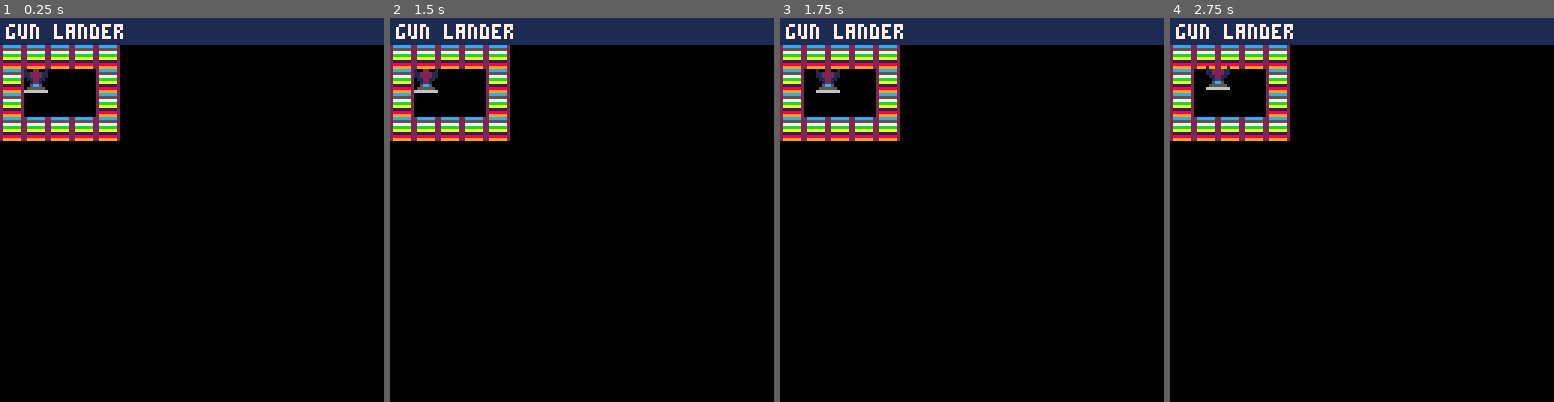
Above: before the commit, frames 1-4 (left to right).
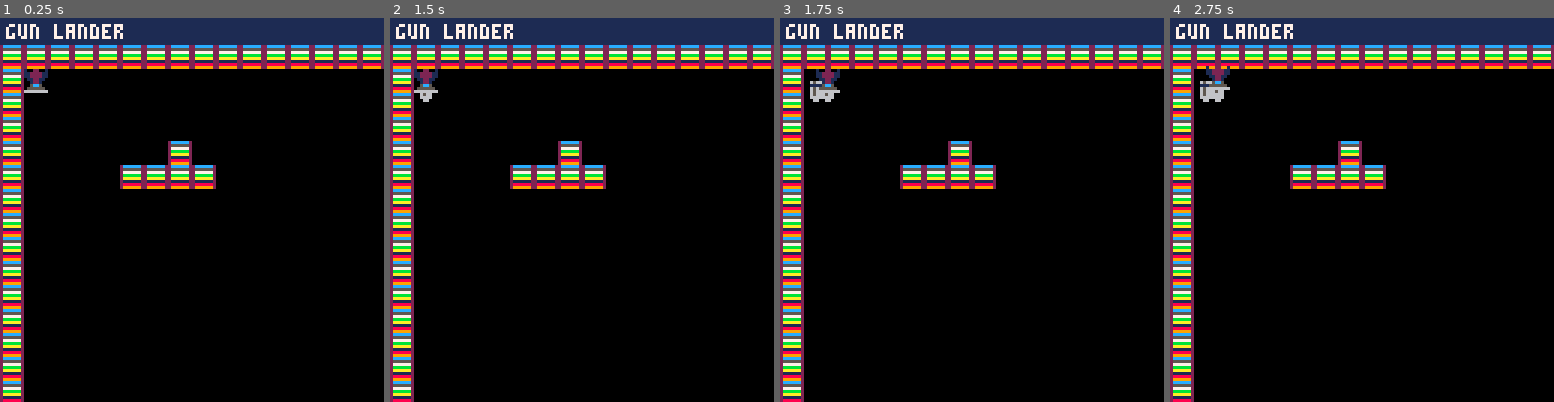
Above: after the commit, the same moments.

Repository: uvehj/Gun-Lander
Game: PICO-8 cartridge gunlander.p8
The game is run twice, just before and just after one commit, with the same random seed, the same clock (stepped at 60 frames per second) and the same inputs.
Inputs:
- Up to frame 1 (0.25 s): no input
- Up to frame 2 (1.5 s): tap O (Z key) at 0.7 s
- Up to frame 3 (1.75 s): hold Right from 1.6 s (still down); tap O (Z key) at 1.7 s
- Up to frame 4 (2.75 s): release Right at 2.1 s; tap O (Z key) at 2.1, 2.5 s; hold Up 2.15-2.42 s; hold Right from 2.47 s (still down)

The runs differ from the first frame. In frame 1, 13% of the frame differs, in the area x 0-100%, y 7-100%; in frame 2, 13%; in frame 3, 13%; in frame 4, 13%.

Commit message:
bullet spawning + start of movement simulation
movement is still in a very early (nonfunctional) state

Diff:
--- a/gunlander.p8
+++ b/gunlander.p8
@@ -3,6 +3,7 @@
 __lua__
 ship = {}
 level = {}
+bullets = {}
 camx = 0
 camy = 0
 function _init()
@@ -12,16 +13,20 @@
     ship.h = 8
     ship.w = 8
     ship.s = 0
+    ship.sx = 0
+    ship.sy = 0
     ship.crashed = 0
     level.startx = 1
     level.starty = 5
-    level.endx = 5
-    level.endy = 8
+    level.endx = 23
+    level.endy = 24
+    level.gravity = 9.81
     level.w = level.endx - level.startx + 1
     level.h = level.endy - level.starty + 1
 end
 function _draw()
     cls()
+    foreach(bullets, draw_object)
     draw_map()
     draw_object(ship)
     rectfill(0,0,8*16,8,1)
@@ -42,6 +47,9 @@
         movey(4,ship)
     end
     update_camera()
+    if (btnp(4)) then
+        spawn_bullet(ship)
+    end
 end
 --distance in pixels, slow but accurate (should be fine with so few moving objects)
 function movex(distance, o)
@@ -102,6 +110,10 @@
 function iswallcollision(o)
     return (fget(mget(((o.x)/8)+level.startx,((o.y)/8)+level.starty), 0) or fget(mget(((o.x+o.w-1)/8)+level.startx,(o.y)/8)+level.starty, 0) or fget(mget(((o.x)/8)+level.startx,((o.y+o.h-1)/8)+level.starty), 0) or fget(mget(((o.x+o.w-1)/8)+level.startx,((o.y+o.h-1)/8)+level.starty), 0))
 end
+function update_speed(o,x,y)
+    o.sx = o.sx + (x/30) --at 30fps
+    o.sy = o.sy + (y/30) --at 30fps
+end
 --draw sprite correctly, o.x and o.y are position (in pixels) on the map
 --draws relative to the camera position
 --o.s is the sprite of the object
@@ -113,15 +125,30 @@
 function draw_map()
     map(level.startx,level.starty,0 - camx,9 - camy,level.w,level.h)
 end
+--s is the ship object that spawns the bullet
+function spawn_bullet(s)
+    local b = {}
+    b.h = 7
+    b.w = 4
+    b.s = 1
+    b.x = s.x + (s.w/2) - (b.w/2)
+    b.y = s.y + (s.h/2)
+    b.crashed = 0
+    add(bullets,b)
+    return b
+end
+function update_bullets()
+    foreach(bullets,movey())
+end
 
 __gfx__
-1002200100000000000000002cccccc2000000000000000000000000000000000000000000000000000000000000000000000000000000000000000000000000
-11222211000000000000000025555552000000000000000000000000000000000000000000000000000000000000000000000000000000000000000000000000
-11222211000000000000000027777772000000000000000000000000000000000000000000000000000000000000000000000000000000000000000000000000
-0112211000000000000000002bbbbbb2000000000000000000000000000000000000000000000000000000000000000000000000000000000000000000000000
-0012210000000000000000002aaaaaa2000000000000000000000000000000000000000000000000000000000000000000000000000000000000000000000000
-005cc500000000000000000021111112000000000000000000000000000000000000000000000000000000000000000000000000000000000000000000000000
-05555550000000000000000028888882000000000000000000000000000000000000000000000000000000000000000000000000000000000000000000000000
+1002200165660000000000002cccccc2000000000000000000000000000000000000000000000000000000000000000000000000000000000000000000000000
+11222211111100000000000025555552000000000000000000000000000000000000000000000000000000000000000000000000000000000000000000000000
+11222211656600000000000027777772000000000000000000000000000000000000000000000000000000000000000000000000000000000000000000000000
+0112211065660000000000002bbbbbb2000000000000000000000000000000000000000000000000000000000000000000000000000000000000000000000000
+0012210065660000000000002aaaaaa2000000000000000000000000000000000000000000000000000000000000000000000000000000000000000000000000
+005cc500666600000000000021111112000000000000000000000000000000000000000000000000000000000000000000000000000000000000000000000000
+05555550066000000000000028888882000000000000000000000000000000000000000000000000000000000000000000000000000000000000000000000000
 66666666000000000000000029999992000000000000000000000000000000000000000000000000000000000000000000000000000000000000000000000000
 __gff__
 0000000100000000000000000000000000000000000000000000000000000000000000000000000000000000000000000000000000000000000000000000000000000000000000000000000000000000000000000000000000000000000000000000000000000000000000000000000000000000000000000000000000000000
@@ -133,9 +160,9 @@
 0000000000000000000000000000000000000000000000000000000000000000000000000000000000000000000000000000000000000000000000000000000000000000000000000000000000000000000000000000000000000000000000000000000000000000000000000000000000000000000000000000000000000000
 0000000000000000000000000000000000000000000000000000000000000000000000000000000000000000000000000000000000000000000000000000000000000000000000000000000000000000000000000000000000000000000000000000000000000000000000000000000000000000000000000000000000000000
 0003030303030303030303030303030303030303030303030000000000000000000000000000000000000000000000000000000000000000000000000000000000000000000000000000000000000000000000000000000000000000000000000000000000000000000000000000000000000000000000000000000000000000
-0003000000030000000000000000000000000000000000030000000000000000000000000000000000000000000000000000000000000000000000000000000000000000000000000000000000000000000000000000000000000000000000000000000000000000000000000000000000000000000000000000000000000000
-0003000000030000000000000000000000000000000000030000000000000000000000000000000000000000000000000000000000000000000000000000000000000000000000000000000000000000000000000000000000000000000000000000000000000000000000000000000000000000000000000000000000000000
-0003030303030000000000000000000000000000000000030000000000000000000000000000000000000000000000000000000000000000000000000000000000000000000000000000000000000000000000000000000000000000000000000000000000000000000000000000000000000000000000000000000000000000
+0003000000000000000000000000000000000000000000030000000000000000000000000000000000000000000000000000000000000000000000000000000000000000000000000000000000000000000000000000000000000000000000000000000000000000000000000000000000000000000000000000000000000000
+0003000000000000000000000000000000000000000000030000000000000000000000000000000000000000000000000000000000000000000000000000000000000000000000000000000000000000000000000000000000000000000000000000000000000000000000000000000000000000000000000000000000000000
+0003000000000000000000000000000000000000000000030000000000000000000000000000000000000000000000000000000000000000000000000000000000000000000000000000000000000000000000000000000000000000000000000000000000000000000000000000000000000000000000000000000000000000
 0003000000000000030000000000000000000000000000030000000000000000000000000000000000000000000000000000000000000000000000000000000000000000000000000000000000000000000000000000000000000000000000000000000000000000000000000000000000000000000000000000000000000000
 0003000000000303030300000000000000000000000000030000000000000000000000000000000000000000000000000000000000000000000000000000000000000000000000000000000000000000000000000000000000000000000000000000000000000000000000000000000000000000000000000000000000000000
 0003000000000000000000000000000000000000000000030000000000000000000000000000000000000000000000000000000000000000000000000000000000000000000000000000000000000000000000000000000000000000000000000000000000000000000000000000000000000000000000000000000000000000
